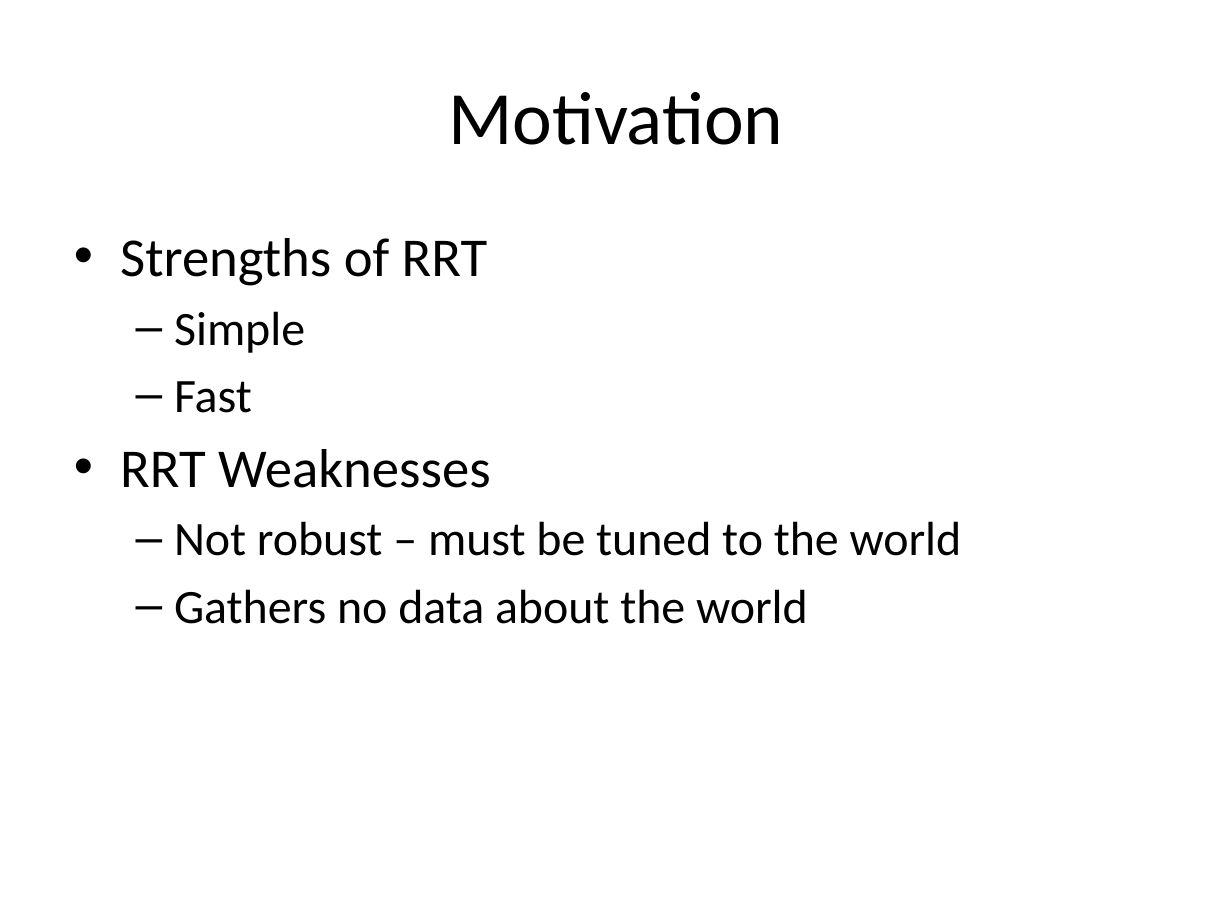
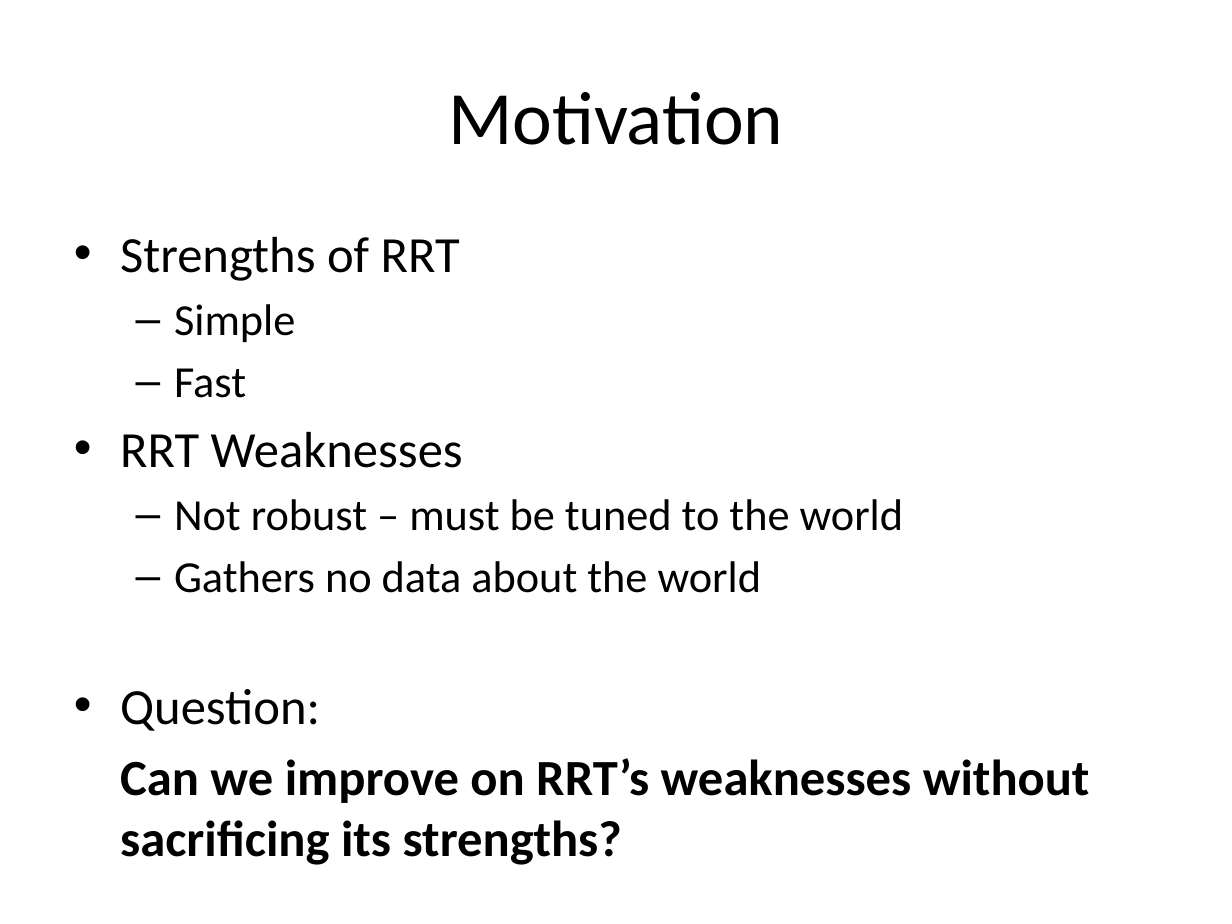
Before and after one commit to yulinzhang/vlerrt, a slide deck: slide 2 of docs/presentation/Intro.pptx. Drawn at 1232x924 pixels with LibreOffice and Linux fonts; fonts in the diff are those of the drawing. Boxes give left, top, right and bottom in pixels: in the first picture for what was removed or moved away, otherwise in the second. Text is boxed around its words. In the diff, an @@ line names an element or a change of style, - is before the commit and + after.

```diff
--- a/docs/presentation/Intro.pptx
+++ b/docs/presentation/Intro.pptx
@@ text at [120, 237, 904, 593]: size 32 to 29.6 pt in "Strengths of RRT", "RRT Weaknesses"; size 28 to 25.9 pt in "Simple", "Fast", "Not robust – must be tuned to ...", "Gathers no data about the world" @@
@@ text at [120, 689, 1090, 803]: paragraphs added @@
+• Question:
+Can we improve on RRT’s weaknesses without sacrificing its strengths?
```
Also in this commit, not shown: 1 slide removed.
